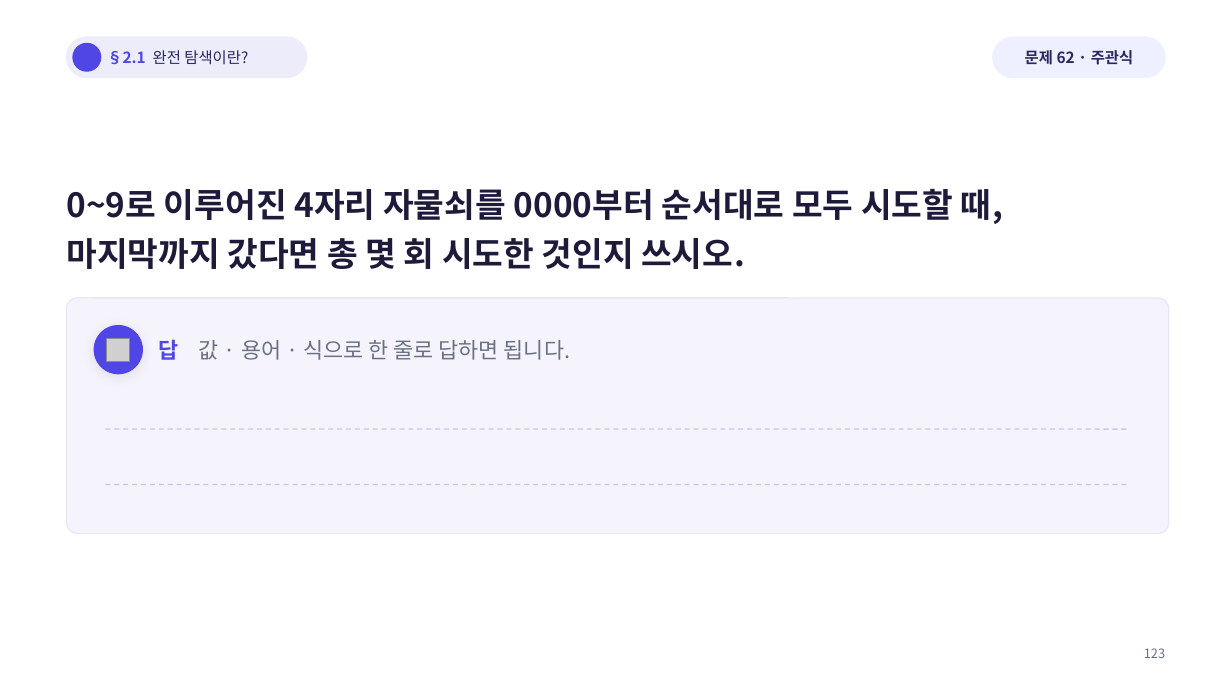
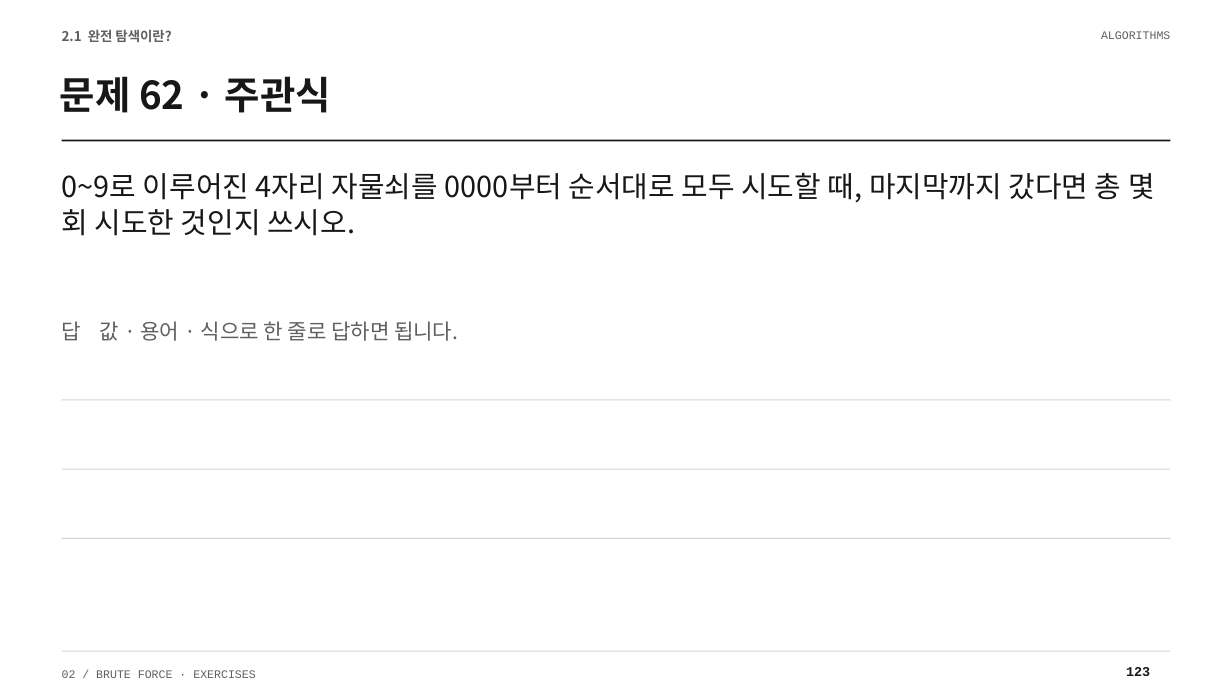
Before and after one commit to Sangdon-Park/Sangdon-Park.github.io, a slide deck: slide 123 of data/알고리즘/2장_연습문제_100문항_수업용.pptx. Drawn at 1232x693 pixels with LibreOffice and Linux fonts; fonts in the diff are those of the drawing; grey boxes stand for pictures; background and template pictures are left out. Boxes give left, top, right and bottom in pixels: in the first picture for what was removed or moved away, otherwise in the second. Text is boxed around its words. In the diff, an @@ line names an element or a change of style, - is before the commit and + after.

Commit message:
fix: align algorithm exercises with time complexity scope

```diff
--- a/data/알고리즘/2장_연습문제_100문항_수업용.pptx
+++ b/data/알고리즘/2장_연습문제_100문항_수업용.pptx
@@ text at (62, 29, 171, 42): text changed; size 12 to 10.5 pt; text colour #2A2860 to #606060; bold on @@
-§2.1 완전 탐색이란?
+2.1 완전 탐색이란?
@@ text "2.1 완전 탐색이란?" at (62, 29, 171, 42): vertical alignment middle to top @@
@@ rounded rectangle removed at (67, 37, 307, 78) @@
@@ ellipse removed at (73, 43, 101, 71) @@
@@ rounded rectangle removed at (993, 37, 1165, 78) @@
@@ text added at (1101, 31, 1170, 39), 9 pt, text #606060 @@
+ALGORITHMS
@@ text "문제 62 · 주관식": place and size @@
-text "문제 62 · 주관식" at (1025, 50, 1133, 65)
+text "문제 62 · 주관식" at (60, 76, 331, 113)
@@ text "문제 62 · 주관식" at (60, 76, 331, 113): size 12 to 30 pt, text colour #2A2860 to #171717; alignment centre to left; line spacing 1 to 1.04; vertical alignment middle to top @@
@@ rectangle added at (62, 140, 1171, 141), fill #171717 @@
@@ text "0~9로 이루어진 4자리 자물쇠를 0000부터 ...": place and size @@
-text "0~9로 이루어진 4자리 자물쇠를 0000부터 ..." at (67, 189, 1003, 269)
+text "0~9로 이루어진 4자리 자물쇠를 0000부터 ..." at (62, 173, 1155, 236)
@@ text "0~9로 이루어진 4자리 자물쇠를 0000부터 ..." at (62, 173, 1155, 236): size 26 to 22.5 pt, text colour #1E1B3A to #171717, bold off; line spacing 1.22 to 1.04 @@
@@ rounded rectangle removed at (67, 298, 1169, 533) @@
@@ text "답 값 · 용어 · ...": place and size @@
-text "답 값 · 용어 · ..." at (159, 339, 571, 360)
+text "답 값 · 용어 · ..." at (62, 321, 458, 341)
@@ text "답 값 · 용어 · ..." at (62, 321, 458, 341): size 17 to 16.5 pt, text colour #6B7185 to #606060; text colour #4F46E5 to #606060, bold off in "답"; line spacing 1 to 1.04; vertical alignment middle to top @@
@@ ellipse removed at (94, 325, 142, 373) @@
@@ picture removed at (107, 338, 130, 361) @@
@@ rectangle added at (62, 399, 1171, 400), fill #D4D4D4 @@
@@ line removed from (105, 429) to (1130, 429) @@
@@ rectangle added at (62, 469, 1171, 470), fill #D4D4D4 @@
@@ line removed from (105, 484) to (1130, 484) @@
@@ rectangle added at (62, 538, 1171, 539), fill #D4D4D4 @@
@@ rectangle added at (62, 651, 1171, 652), fill #D4D4D4 @@
@@ text added at (62, 670, 255, 678), 9 pt, text #606060 @@
+02 / BRUTE FORCE · EXERCISES
@@ text "123": place and size @@
-text "123" at (1144, 648, 1165, 658)
+text "123" at (1126, 667, 1150, 676)
@@ text "123" at (1126, 667, 1150, 676): size 10 to 10.5 pt, font Noto Sans CJK KR to Courier New, text colour #6B7185 to #171717, bold on; alignment right to left; line spacing 1 to 1.04; vertical alignment middle to top @@
```
Also in this commit, not shown: 199 other slides changed, 12 other files.
